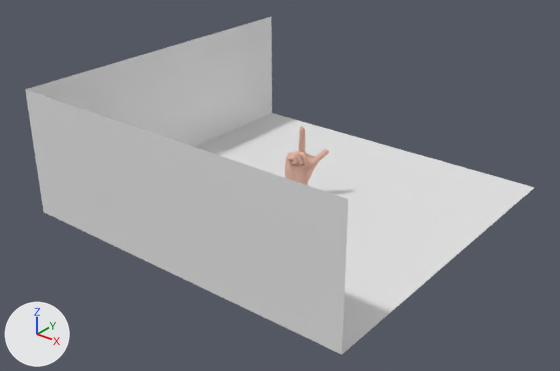
An edit to the OBJ model Hand Models Blender/alphabet/L.obj, drawn before and after from the same camera.
Before and after are seen from a camera (50 mm lens) standing at (22.5, -29.2, 17.7) and looking at (0.1, -1.2, 0.3). The axes (+X, +Y, +Z) are drawn at lower left. The lights are the same throughout. Where no turn or scale is listed for an object, it has been applied to the vertices.

The first picture shows 'Plane.004', 'Plane_Plane.006'.
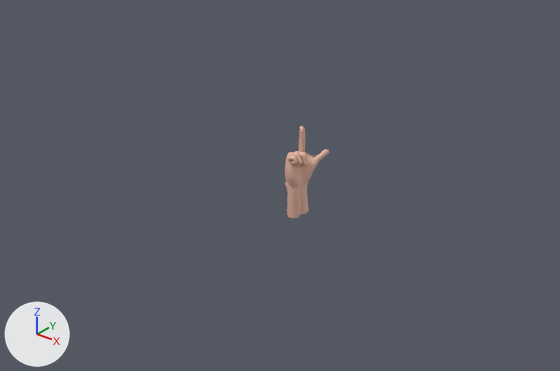
Changed parts and their boxes (x1, y1, x2, y2) in the pictures (560 x 371 px):
```json
{"object": "Plane_Plane.006", "change": "deleted", "before": [25, 17, 535, 355]}
```

Scene script edits in JSON lines:
```json
{"op": "remove", "block": "ob_plane_plane_006", "code": ["ob_plane_plane_006 = bpy.data.objects.new('Plane_Plane.006', me_plane_plane_006)", "ob_plane_plane_006.location = (0.0, 0.0, 0.0)"]}
```
